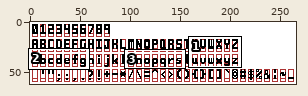
Edited in one commit: pixel-art file (Program/pixel-font-tester/Glyphs.aseprite). Above, an overview of the earlier version with the close-up marked.
Close-up. Earlier state:
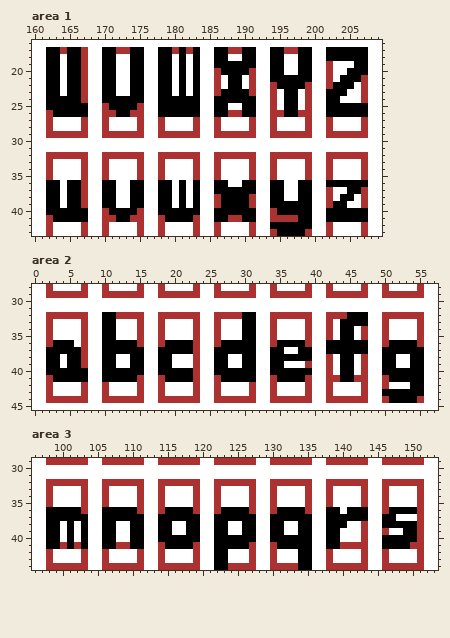
266x62 pixels, 1 frame. Shown: area 1: x 160..209, y 16..43; area 2: x 0..57, y 28..45; area 3: x 96..153, y 29..44. The commit also changed other parts of the picture, which this record leaves out.
After the commit:
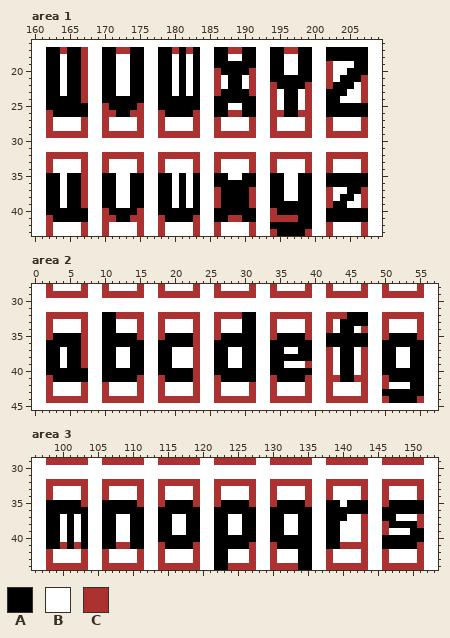
Palette (. is transparent): A #000000  B #ffffff  C #ac3232
The edit:
Area 1, layer "glyphs":
y 26: x 178 A -> C; x 183 A -> C
y 35: x 162..163 CB -> AA; x 165..166 BB -> AA; x 170..171 CB -> AA; x 174..175 BC -> AA; x 178..179 CB -> AA; x 181 B -> A; x 183 C -> A; x 186..187 CB -> AA; x 190..191 BC -> AA; x 194..195 CB -> AA; x 198..199 BC -> AA; x 202..207 CBBBBC -> AAAAAA
y 36: x 188..189 BB -> AA
y 37: x 186 A -> C; x 191 A -> C
Area 2, layer "glyphs":
y 35: x 3..6 BBBB -> AAAA; x 12..14 BBB -> AAA; x 19..22 BBBB -> AAAA; x 27..29 BBB -> AAA; x 35..38 BBBB -> AAAA; x 42..43 CB -> AA; x 46..47 BC -> AA; x 51..54 BBBB -> AAAA
y 36: x 2 C -> A; x 6 B -> A; x 15 C -> A; x 18 C -> A; x 26 C -> A; x 34 C -> A; x 39 C -> A; x 50 C -> A; x 55 C -> A
y 37: x 4 A -> B; x 12..13 AA -> BB; x 20..22 AAA -> BBB; x 28..29 AA -> BB; x 42..43 AA -> CB; x 46..47 AA -> BC; x 52..53 AA -> BB
Area 3, layer "glyphs":
y 35: x 98..102 CBBBB -> AAAAA; x 106..110 CBBBB -> AAAAA; x 115..118 BBBB -> AAAA; x 123..126 BBBB -> AAAA; x 131..134 BBBB -> AAAA; x 138..139 CB -> AA; x 141..143 BBC -> AAA; x 147..151 BBBBC -> AAAAA
y 36: x 103 C -> A; x 111 C -> A; x 114 C -> A; x 119 C -> A; x 122 C -> A; x 127 C -> A; x 130 C -> A; x 135 C -> A; x 140 B -> A; x 146 C -> A; x 151 C -> A
y 37: x 100 A -> B; x 102 A -> B; x 108..109 AA -> BB; x 116..117 AA -> BB; x 124..125 AA -> BB; x 132..133 AA -> BB; x 141..143 AAA -> BBC
y 38: x 140 A -> B; x 146 A -> C
y 39: x 149 A -> B; x 151 C -> A
y 40: x 151 C -> A
y 41: x 150 C -> A
